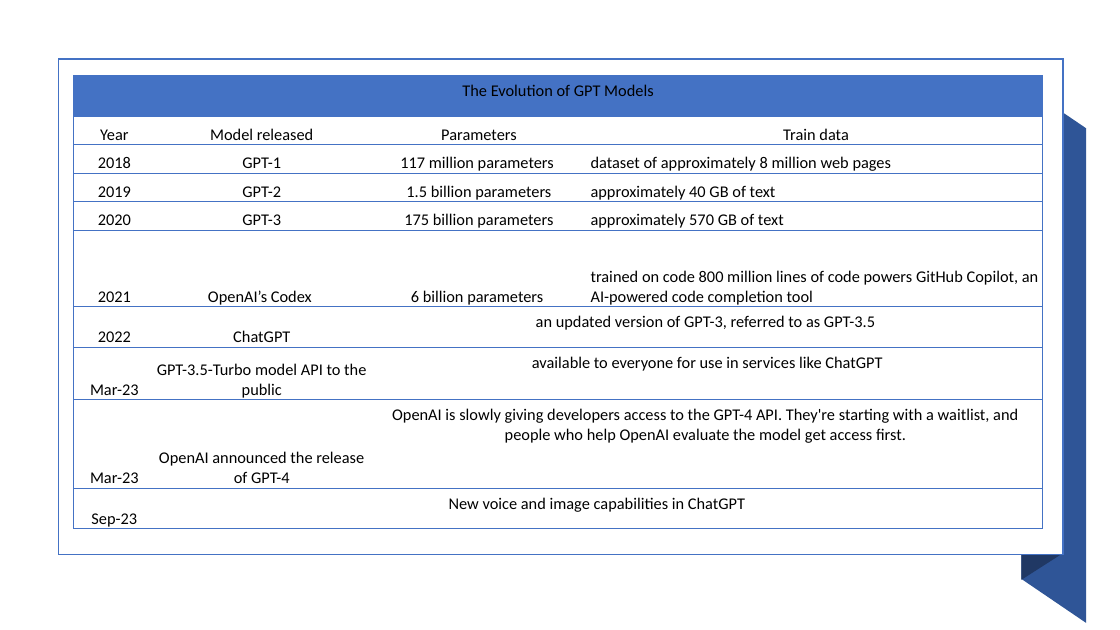
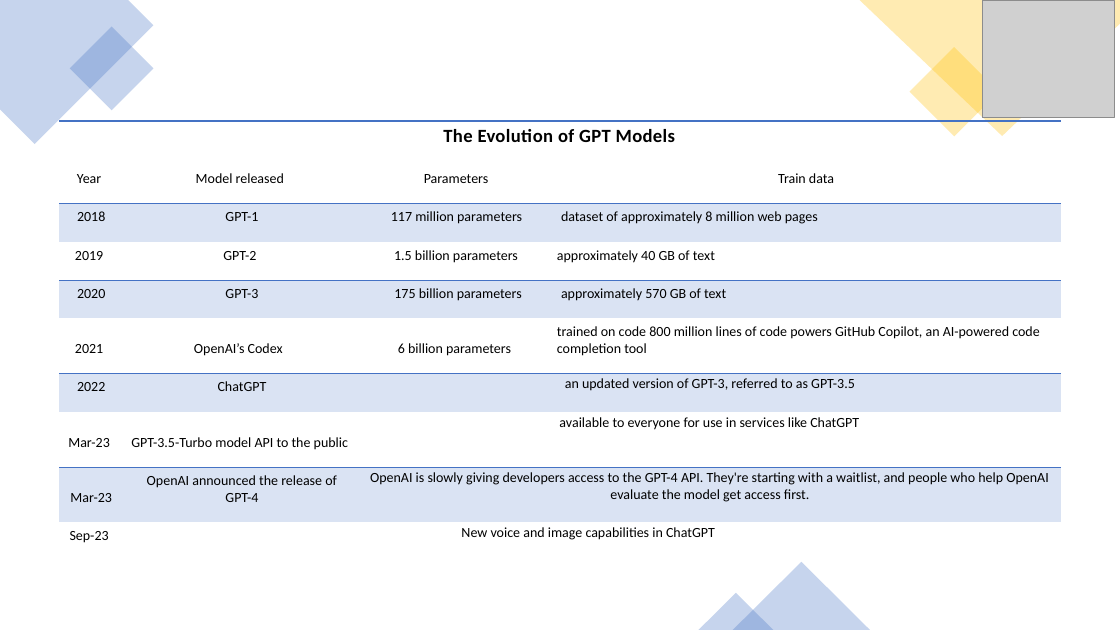
Before and after one commit to dlakhote/WiDs_Wokshop, a slide deck: slide 2 of Presentation.pptx. Drawn at 1120x630 pixels with LibreOffice and Linux fonts; fonts in the diff are those of the drawing; grey boxes stand for pictures. Boxes give left, top, right and bottom in pixels: in the first picture for what was removed or moved away, otherwise in the second. Text is boxed around its words. In the diff, an @@ line names an element or a change of style, - is before the commit and + after.

```diff
--- a/Presentation.pptx
+++ b/Presentation.pptx
@@ freeform shape added at (0,0,154,144), fill #4472C4 at 30% opacity @@
@@ rectangle added at (70,26,154,111), fill #4472C4 at 30% opacity @@
@@ freeform shape added at (860,0,1120,136), fill #FFC000 at 30% opacity @@
@@ picture added at (983,0,1115,118) @@
@@ rectangle removed at (59,59,1064,555) @@
@@ rectangle added at (909,47,999,137), fill #FFC000 at 30% opacity @@
@@ freeform shape removed at (1022,59,1060,580) @@
@@ freeform shape removed at (1022,84,1086,623) @@
@@ table at (59,121,1061,561) @@
@@ fill none to #DAE3F3 in 14 cells @@
@@ size 14 to 16 pt, letter spacing 0 to 0.3 pt, bold on in "The Evolution of GPT Models" @@
@@ size 14 to 12 pt @@
@@ borders changed @@
@@ table: place and size @@
-table at (74,76,1044,533)
+table at (59,121,1061,561)
@@ triangle added at (733,562,870,630), fill #4472C4 at 30% opacity @@
@@ triangle added at (699,593,774,630), fill #4472C4 at 30% opacity @@
```
Also in this commit, not shown: 1 other slide changed.
